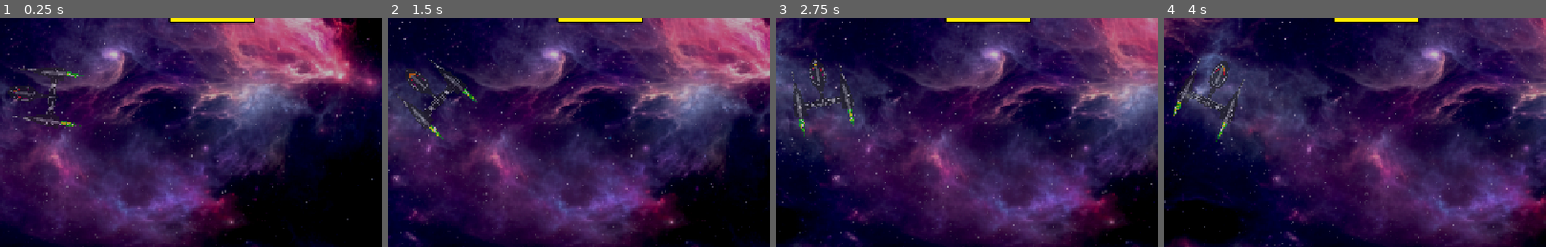
Above: before the commit, frames 1-4 (left to right).
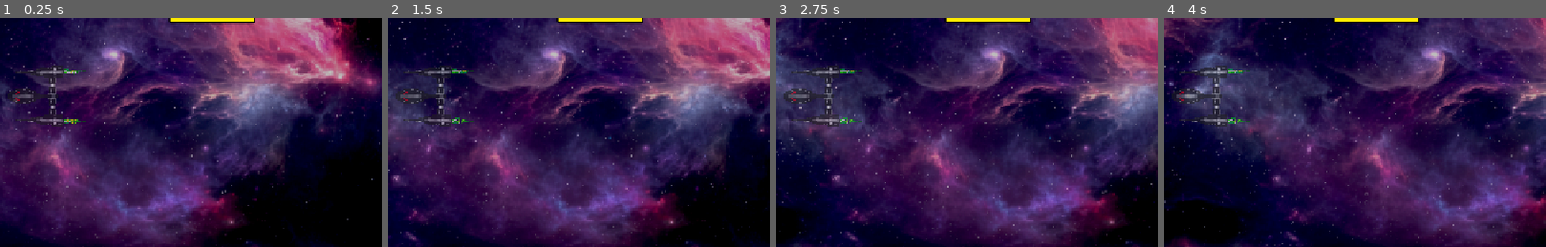
Above: after the commit, the same moments.

Repository: RaulHuertas/galaxy-keys
Game: Godot game, scene res://practice_game.tscn
Two runs of this game, one before a commit and one after it. Both use one fixed random seed, a clock stepped at 60 frames per second and the inputs below.
Inputs:
- Up to frame 1 (0.25 s): no input
- Up to frame 2 (1.5 s): tap Enter at 0.5 s
- Up to frame 3 (2.75 s): no input
- Up to frame 4 (4 s): no input
The pictures show only the part of the screen within x 44-94%, y 33-83%; the shares and areas given below are measured in that part.

The runs differ from the first frame. In frame 1, 1.1% of the frame differs, in the area x 2-23%, y 20-49%; in frame 2, 1.9%; in frame 3, 2.4%, in the area x 2-23%, y 18-53%; in frame 4, 1.9%.

Commit message:
fixing web errors

Diff:
--- a/main_ship.gd
+++ b/main_ship.gd
@@ -26,8 +26,7 @@
 
 # Called every frame. 'delta' is the elapsed time since the previous frame.
 func _process(delta):
-	if free:
-		sprite.rotation = sprite.rotation+0.5*delta
+	pass
 
 func play_shoot_sound():
 	shoot_sound.play()
--- a/practice_game.gd
+++ b/practice_game.gd
@@ -52,7 +52,11 @@
 		camo_tween.kill()
 
 func camo_down():
-	main_ship.camouflaged = false
+	shoot_received(18)
+	print("NO CAMO")
+	trigger_enemy_shot()
+	reactivate_camo()
+
 
 func spawn_enemies():
 	for ship in enemy_ships:
@@ -125,17 +129,9 @@
 		target_beam.set_point_position(1, current_ship.position)
 		aim_to_ship( current_ship.get_sprite(), main_ship.sprite)
 	elif state == State.FREE:
-		var camo_changed = main_ship.camouflaged!=was_camouflaged
-		if !main_ship.camouflaged && camo_changed:
-			print("NO CAMO")
-			trigger_enemy_shot()
-			reactivate_camo()
-			shoot_received(18)
-	was_camouflaged = main_ship.camouflaged
+		pass
 	prev_state = state
-	#for i in enemy_ships.size():
-	#		var ship = enemy_ships[i]
-	#		aim_to_ship(ship.get_sprite(), main_ship)
+
 	pass
 
 func remaining_ships()->int:
